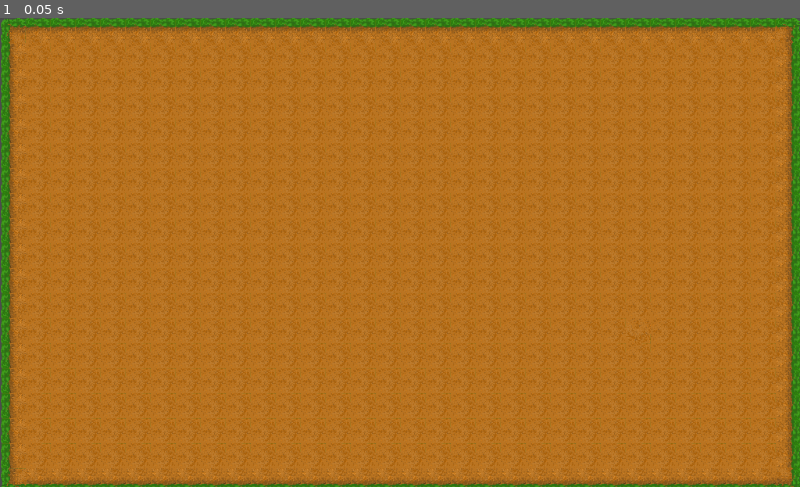
Above: before the commit, frame 1.
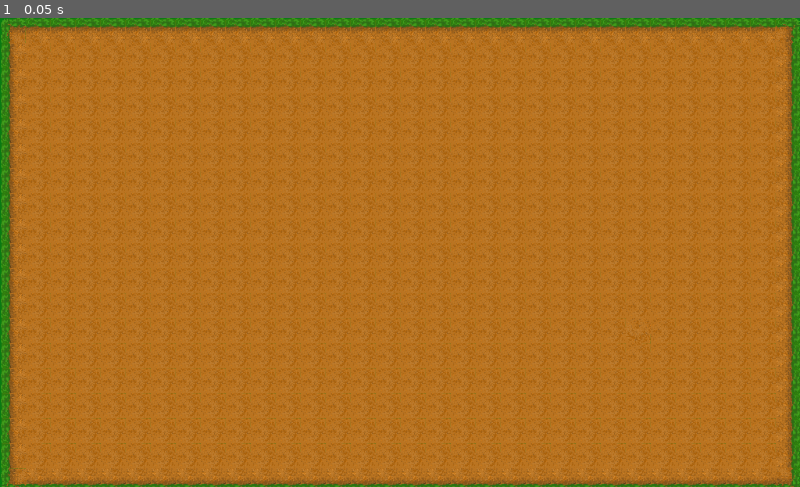
Above: after the commit, the same moment.

Repository: stoodleyc/farm
Game: Godot game, scene res://farm.tscn
Same seed, same stepped clock (60 frames per second), same inputs: the game is played once before the commit and once after it. The project has no main scene, so this scene is started directly.
Inputs:
- Up to frame 1 (0.05 s): no input

The runs differ from the first frame. In frame 1, 0.4% of the frame differs, in the area x 0-100%, y 0-100%.

Commit message:
movement

Diff:
--- a/farm.tscn
+++ b/farm.tscn
@@ -1,6 +1,13 @@
-[gd_scene load_steps=3 format=2]
+[gd_scene load_steps=7 format=2]
 
 [ext_resource path="res://sprites/basic tiles.png" type="Texture" id=1]
+
+[sub_resource type="Gradient" id=4]
+offsets = PoolRealArray( 0.446154 )
+colors = PoolColorArray( 0.0397339, 0.484375, 0.0779452, 1 )
+
+[sub_resource type="GradientTexture" id=5]
+gradient = SubResource( 4 )
 
 [sub_resource type="TileSet" id=1]
 0/name = "basic tiles.png 0"
@@ -25,8 +32,19 @@
 0/shapes = [  ]
 0/z_index = 0
 
+[sub_resource type="RectangleShape2D" id=2]
+extents = Vector2( 520.5, 10.25 )
+
+[sub_resource type="RectangleShape2D" id=3]
+extents = Vector2( 17.5, 310.5 )
+
 [node name="farm" type="Node2D"]
 position = Vector2( 1, 0 )
+
+[node name="Sprite" type="Sprite" parent="."]
+position = Vector2( 522.5, 304.5 )
+scale = Vector2( 0.521973, 653 )
+texture = SubResource( 5 )
 
 [node name="ground" type="TileMap" parent="."]
 tile_set = SubResource( 1 )
@@ -36,3 +54,23 @@
 __meta__ = {
 "_edit_lock_": true
 }
+
+[node name="CollisionShape2D" type="CollisionShape2D" parent="."]
+visible = false
+position = Vector2( 510.5, -9.5 )
+shape = SubResource( 2 )
+
+[node name="CollisionShape2D2" type="CollisionShape2D" parent="."]
+visible = false
+position = Vector2( 514, 619 )
+shape = SubResource( 2 )
+
+[node name="CollisionShape2D3" type="CollisionShape2D" parent="."]
+visible = false
+position = Vector2( -18, 302 )
+shape = SubResource( 3 )
+
+[node name="CollisionShape2D4" type="CollisionShape2D" parent="."]
+visible = false
+position = Vector2( 1042, 302 )
+shape = SubResource( 3 )
--- /dev/null
+++ b/player.gd
@@ -0,0 +1,23 @@
+extends KinematicBody2D
+
+
+# Declare member variables here. Examples:
+# var a = 2
+# var b = "text"
+
+
+# Called when the node enters the scene tree for the first time.
+func _ready():
+	pass # Replace with function body.
+
+#variables for movement
+var velocity = Vector2.ZERO
+export (int) var fast = 5
+export (int) var speed = 2.5
+
+func _physics_process(delta):
+	if Input.is_action_pressed("move up"):
+		print("up")
+
+	if Input.is_action_pressed("move left"):
+		print("left")
--- a/player.tscn
+++ b/player.tscn
@@ -1,3 +1,19 @@
-[gd_scene format=2]
+[gd_scene load_steps=4 format=2]
+
+[ext_resource path="res://sprites/temp player.png" type="Texture" id=1]
+[ext_resource path="res://player.gd" type="Script" id=2]
+
+[sub_resource type="RectangleShape2D" id=1]
+extents = Vector2( 17, 38 )
 
 [node name="player" type="KinematicBody2D"]
+script = ExtResource( 2 )
+
+[node name="collisionbox" type="CollisionShape2D" parent="."]
+position = Vector2( 22, 44 )
+shape = SubResource( 1 )
+
+[node name="Sprite" type="Sprite" parent="."]
+position = Vector2( 21, 41.7575 )
+scale = Vector2( 0.11976, 0.11976 )
+texture = ExtResource( 1 )
--- a/project.godot
+++ b/project.godot
@@ -17,6 +17,33 @@
 
 window/stretch/mode="2d"
 
+[input]
+
+"move up"={
+"deadzone": 0.5,
+"events": [ Object(InputEventKey,"resource_local_to_scene":false,"resource_name":"","device":0,"alt":false,"shift":false,"control":false,"meta":false,"command":false,"pressed":false,"scancode":87,"physical_scancode":0,"unicode":0,"echo":false,"script":null)
+, Object(InputEventKey,"resource_local_to_scene":false,"resource_name":"","device":0,"alt":false,"shift":false,"control":false,"meta":false,"command":false,"pressed":false,"scancode":16777232,"physical_scancode":0,"unicode":0,"echo":false,"script":null)
+ ]
+}
+"move left"={
+"deadzone": 0.5,
+"events": [ Object(InputEventKey,"resource_local_to_scene":false,"resource_name":"","device":0,"alt":false,"shift":false,"control":false,"meta":false,"command":false,"pressed":false,"scancode":65,"physical_scancode":0,"unicode":0,"echo":false,"script":null)
+, Object(InputEventKey,"resource_local_to_scene":false,"resource_name":"","device":0,"alt":false,"shift":false,"control":false,"meta":false,"command":false,"pressed":false,"scancode":16777231,"physical_scancode":0,"unicode":0,"echo":false,"script":null)
+ ]
+}
+"move down"={
+"deadzone": 0.5,
+"events": [ Object(InputEventKey,"resource_local_to_scene":false,"resource_name":"","device":0,"alt":false,"shift":false,"control":false,"meta":false,"command":false,"pressed":false,"scancode":83,"physical_scancode":0,"unicode":0,"echo":false,"script":null)
+, Object(InputEventKey,"resource_local_to_scene":false,"resource_name":"","device":0,"alt":false,"shift":false,"control":false,"meta":false,"command":false,"pressed":false,"scancode":16777234,"physical_scancode":0,"unicode":0,"echo":false,"script":null)
+ ]
+}
+"move right"={
+"deadzone": 0.5,
+"events": [ Object(InputEventKey,"resource_local_to_scene":false,"resource_name":"","device":0,"alt":false,"shift":false,"control":false,"meta":false,"command":false,"pressed":false,"scancode":68,"physical_scancode":0,"unicode":0,"echo":false,"script":null)
+, Object(InputEventKey,"resource_local_to_scene":false,"resource_name":"","device":0,"alt":false,"shift":false,"control":false,"meta":false,"command":false,"pressed":false,"scancode":16777233,"physical_scancode":0,"unicode":0,"echo":false,"script":null)
+ ]
+}
+
 [physics]
 
 common/enable_pause_aware_picking=true
Binary file added: sprites/temp player.png
Not shown, added: sprites/temp player.png.import
